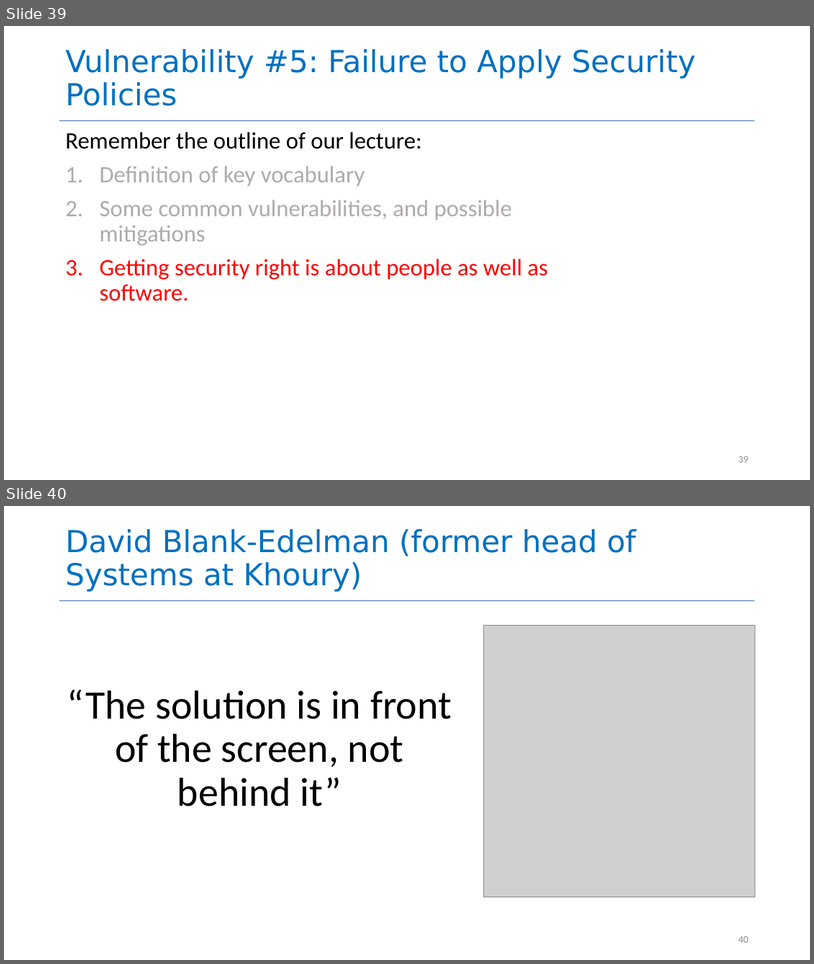
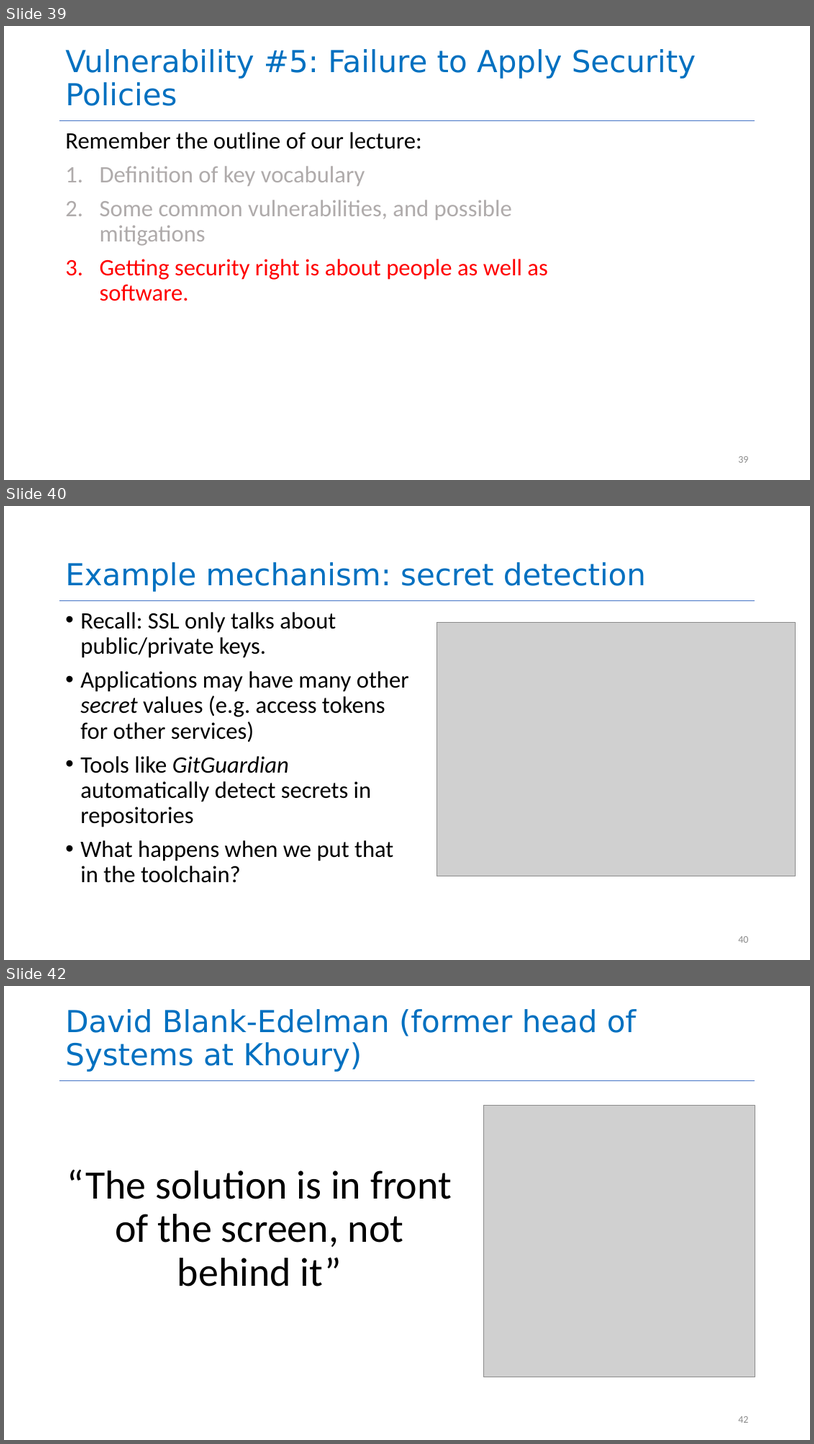
Before and after one commit to SalehKhatri/CS4530-Fall-2026, a slide deck: Slides/Module 13 Security.pptx. Shown one above the other, each under a label of ours: slides 39 and 40 before the commit, slides 39, 40 and 42 after it; the slides between them are not shown. The pictures are 814x964 and 814x1444 pixels, drawn with LibreOffice and Linux fonts; fonts in the diff are those of the drawing; grey boxes stand for pictures. Boxes give left, top, right and bottom in pixels: in the first picture for what was removed or moved away, otherwise in the second. Text is boxed around its words. In the diff, an @@ line names an element or a change of style, - is before the commit and + after.

```diff
--- a/Slides/Module 13 Security.pptx
+++ b/Slides/Module 13 Security.pptx
@@ slide 40 added at (4,506,810,960), background #FFFFFF; not listed: 1 template element that a slide beside it also shows @@
@@ title added at (65,562,646,592), 36 pt, text #0070C0 @@
+Example mechanism: secret detection
@@ text added at (80,612,409,883), 28 pt, text #000000 @@
+• Recall: SSL only talks about public/private keys.
+• Applications may have many other secret values (e.g. access tokens for other services)
+• Tools like GitGuardian automatically detect secrets in repositories
+• What happens when we put that in the toolchain?
@@ picture added at (437,623,795,876) @@
@@ page number added at (738,936,748,942), 12 pt, text #8C8C8C @@
+40
@@ what was slide 40 is now slide 42 @@
@@ page number at (738,1416,748,1422): text changed @@
-40
+42
```
Also in this commit, not shown: 2 slides changed, 2 other slides added, 1 slide removed, 1 other file.
